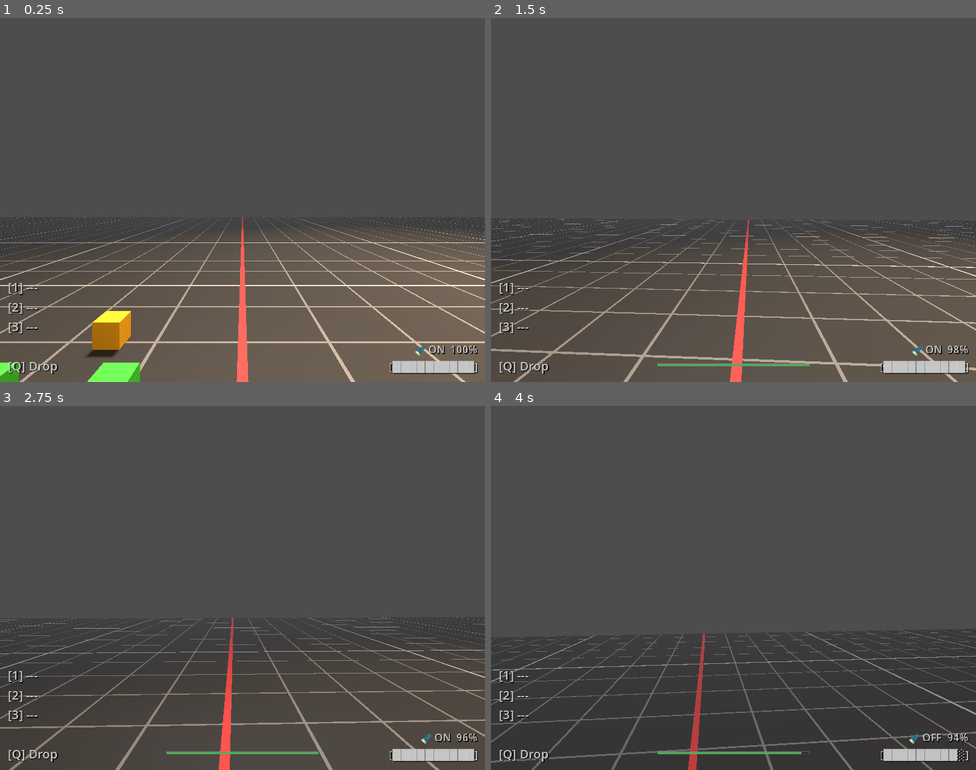
Above: before the commit, frames 1-4 (two rows, left to right).
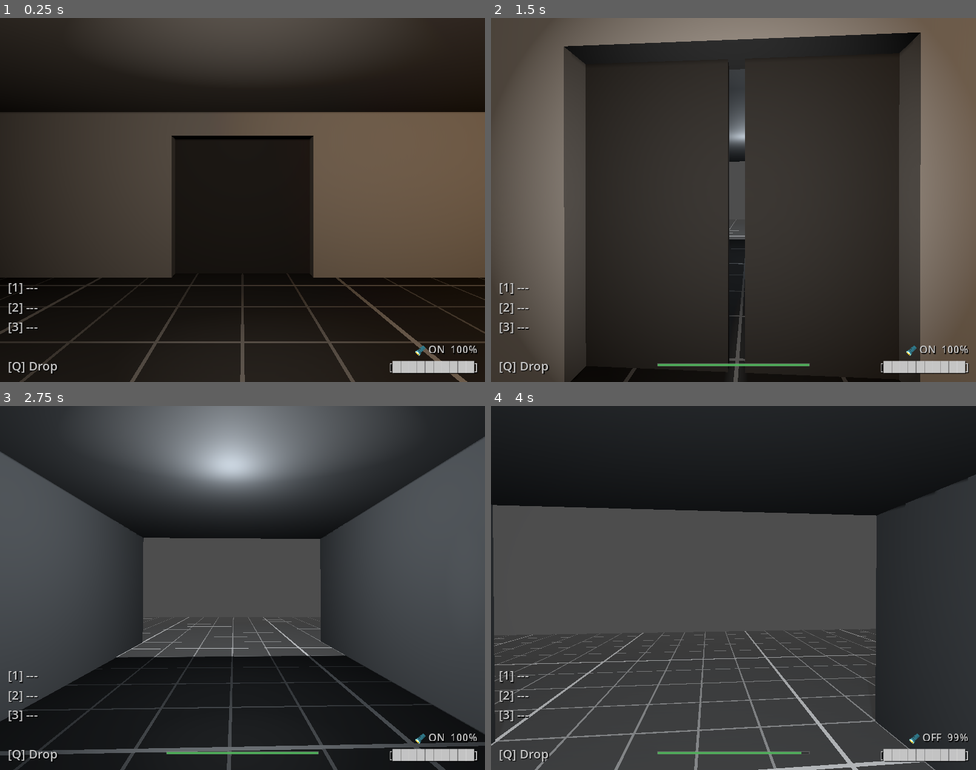
Above: after the commit, the same moments.

Repository: kriskata-andonov/NightShift
Game: Godot game, scene res://scenes/maps/TestChamber.tscn
Same seed, same stepped clock (60 frames per second), same inputs: the game is played once before the commit and once after it. This scene is started directly instead of the project's main scene.
Inputs (mouse positions are in pixels of both pictures, inside the frame that each line leads up to):
- Up to frame 1 (0.25 s): no input
- Up to frame 2 (1.5 s): tap Enter at 0.5 s; move the mouse to (757, 200) at 0.52 s; hold Q (drop_item) 0.53-1.28 s; hold W (move_forward) from 0.53 s (still down); tap Space (jump) at 0.77 s; move the mouse to (709, 200) at 1.27 s; tap E (interact) at 1.35 s
- Up to frame 3 (2.75 s): keep holding W (move_forward); tap Space (jump) at 1.52 s; move the mouse to (252, 580) at 2.02 s; hold V (push_to_talk) from 2.03 s (still down)
- Up to frame 4 (4 s): keep holding W (move_forward); move the mouse to (728, 595) at 2.77 s; release V (push_to_talk) at 2.78 s; tap Shift (sprint) at 2.85 s; tap Space (jump) at 3.02, 3.77 s; move the mouse to (767, 591) at 3.52 s; tap F (toggle_flashlight) at 3.6 s

The runs differ from the first frame. In frame 1, 82% of the frame differs, in the area x 0-100%, y 0-100%; in frame 2, 77%; in frame 3, 49%; in frame 4, 41%.

Commit message:
Tune survival mechanics and update test chamber layout

Diff:
--- a/scenes/maps/TestChamber.tscn
+++ b/scenes/maps/TestChamber.tscn
@@ -8,6 +8,9 @@
 [ext_resource type="Resource" path="res://data/items/fuse.tres" id="6_fuse"]
 [ext_resource type="Script" uid="uid://crexaekaruaw7" path="res://scripts/player/PlayerModel.gd" id="7_model"]
 [ext_resource type="Script" uid="uid://b38vxv60dilxu" path="res://scripts/maps/TestChamber.gd" id="8_map"]
+[ext_resource type="PackedScene" path="res://scenes/objects/FusePanel.tscn" id="9_fusepanel"]
+[ext_resource type="PackedScene" path="res://scenes/objects/Generator.tscn" id="10_generator"]
+[ext_resource type="PackedScene" path="res://scenes/rooms/modules/ElevatorCabin.tscn" id="11_elevator"]
 
 [sub_resource type="ShaderMaterial" id="ShaderMaterial_grid"]
 render_priority = 0
@@ -92,6 +95,30 @@
 transform = Transform3D(1, 0, 0, 0, 1, 0, 0, 0, 1, 6.5232, 0.5, -1.0244129)
 item_data = ExtResource("6_fuse")
 
+[node name="Fuse4" parent="." unique_id=2045865448 instance=ExtResource("4_pickup")]
+transform = Transform3D(1, 0, 0, 0, 1, 0, 0, 0, 1, 4.0, 0.5, -4.0)
+item_data = ExtResource("6_fuse")
+
+[node name="Fuse5" parent="." unique_id=2045865449 instance=ExtResource("4_pickup")]
+transform = Transform3D(1, 0, 0, 0, 1, 0, 0, 0, 1, -5.0, 0.5, -2.0)
+item_data = ExtResource("6_fuse")
+
+[node name="Fuse6" parent="." unique_id=2045865450 instance=ExtResource("4_pickup")]
+transform = Transform3D(1, 0, 0, 0, 1, 0, 0, 0, 1, 2.0, 0.5, -6.0)
+item_data = ExtResource("6_fuse")
+
+[node name="FusePanel" parent="." unique_id=987654321 instance=ExtResource("9_fusepanel")]
+transform = Transform3D(1, 0, 0, 0, 1, 0, 0, 0, 1, -4, 0, -4)
+
+[node name="Generator" parent="." unique_id=987654322 instance=ExtResource("10_generator")]
+transform = Transform3D(1, 0, 0, 0, 1, 0, 0, 0, 1, -4, 0, -7)
+
+[node name="StartElevator" parent="." unique_id=987654323 instance=ExtResource("11_elevator")]
+transform = Transform3D(1, 0, 0, 0, 1, 0, 0, 0, 1, -12, 0, 0)
+
+[node name="ExitElevator" parent="." unique_id=987654324 instance=ExtResource("11_elevator")]
+transform = Transform3D(-1, 0, -8.74228e-08, 0, 1, 0, 8.74228e-08, 0, -1, 12, 0, 0)
+
 [node name="DummyModel" type="Node3D" parent="." unique_id=1084901299]
 transform = Transform3D(1, 0, 0, 0, 1, 0, 0, 0, 1, 2, 1.5, -2)
 visible = false
--- a/scripts/maps/TestChamber.gd
+++ b/scripts/maps/TestChamber.gd
@@ -13,8 +13,8 @@
 	if not multiplayer.is_server():
 		return
 
-	# Spawn all connected players
-	var spawn_points = [Vector3(0, 2, 0), Vector3(2, 2, 0), Vector3(-2, 2, 0), Vector3(0, 2, -2)]
+	# Spawn all connected players inside the Start Elevator (X=-12)
+	var spawn_points = [Vector3(-12, 2, 0), Vector3(-11, 2, 1), Vector3(-13, 2, -1), Vector3(-12, 2, -2)]
 	var i = 0
 
 	var peer_ids = NetworkManager.players.keys()
@@ -38,6 +38,12 @@
 			inv.initialize(pinfo.class)
 		i += 1
 
+	# Automatically open the start elevator in the test chamber
+	var elevator = get_node_or_null("StartElevator")
+	if elevator and elevator.has_method("open_gates"):
+		# Add a small delay for dramatic effect or open immediately
+		get_tree().create_timer(1.0).timeout.connect(func(): elevator.open_gates())
+
 func _on_player_disconnected(id: int) -> void:
 	if multiplayer.is_server():
 		var p = get_node_or_null(str(id))
--- a/scripts/player/PlayerFear.gd
+++ b/scripts/player/PlayerFear.gd
@@ -13,11 +13,11 @@
 
 @export var max_fear: float = 100.0
 ## How fast fear rises when the flashlight is off or dead.
-@export var darkness_rate: float = 4.0
+@export var darkness_rate: float = 1.0
 ## How fast fear decays when the flashlight is on.
 @export var light_decay_rate: float = 6.0
 ## Slow natural decay even in darkness (so fear doesn't stay pegged).
-@export var natural_decay_rate: float = 0.5
+@export var natural_decay_rate: float = 0.2
 
 var current_fear: float = 0.0
 var current_tier: int = Tier.CALM
--- a/scripts/player/PlayerFlashlight.gd
+++ b/scripts/player/PlayerFlashlight.gd
@@ -1,9 +1,10 @@
 extends SpotLight3D
 
-@export var max_battery: float = 60.0
+@export var max_battery: float = 300.0
 @export var drain_rate: float = 1.0
 
-var current_battery: float = 60.0
+## Current battery in seconds.
+var current_battery: float = 300.0
 var is_on: bool = true
 
 var _is_authority: bool = false
--- a/scripts/systems/NetworkManager.gd
+++ b/scripts/systems/NetworkManager.gd
@@ -134,7 +134,7 @@
 @rpc("authority", "call_local", "reliable")
 func start_game() -> void:
 	game_started.emit()
-	get_tree().change_scene_to_file("res://scenes/maps/LabFacility.tscn")
+	get_tree().change_scene_to_file("res://scenes/maps/FacilityLevel.tscn")
 
 func _create_hover_sound() -> AudioStreamWAV:
 	var stream = AudioStreamWAV.new()
@@ -188,4 +188,4 @@
 func restart_game() -> void:
 	restart_votes.clear()
 	# Optional: Reset player states if persistent, but reloading scene usually works
-	get_tree().change_scene_to_file("res://scenes/maps/LabFacility.tscn")
+	get_tree().change_scene_to_file("res://scenes/maps/FacilityLevel.tscn")
